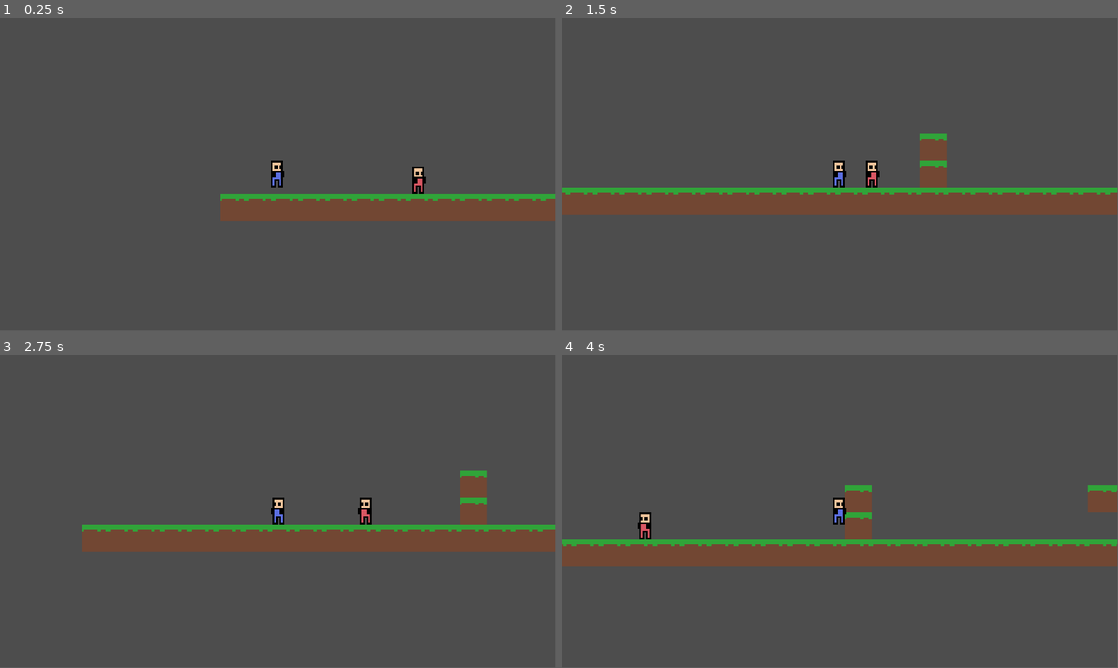
Above: before the commit, frames 1-4 (two rows, left to right).
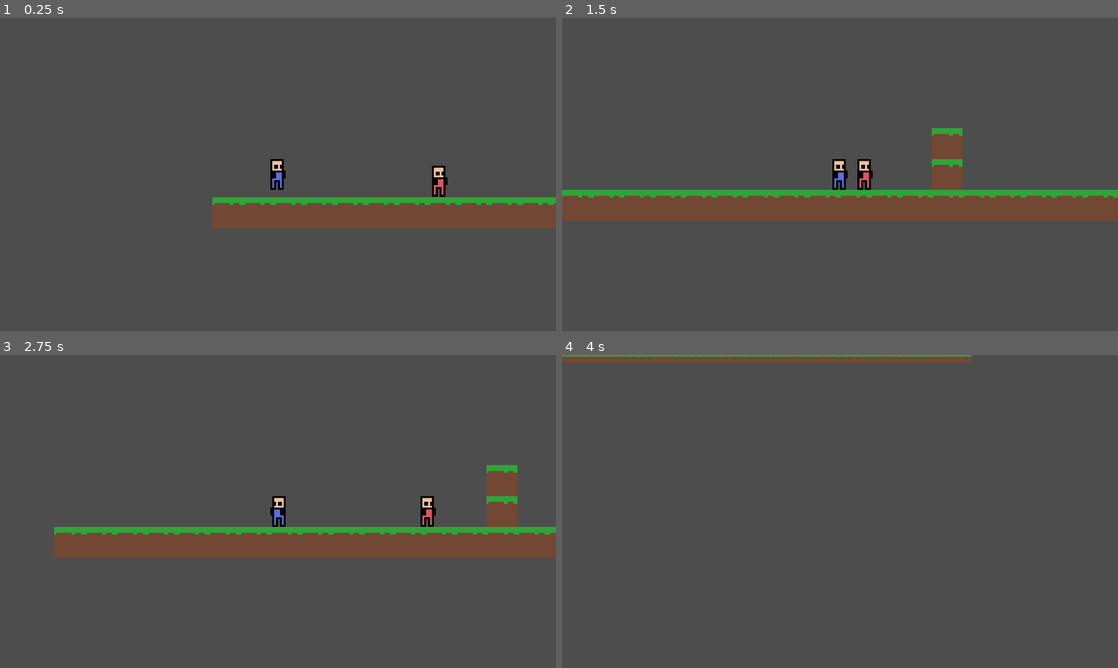
Above: after the commit, the same moments.

Repository: Danon329/InnerTurmoil
Game: Godot game, scene res://scenes/levels/BaseScene.tscn
The game is run twice, just before and just after one commit, with the same random seed, the same clock (stepped at 60 frames per second) and the same inputs.
Inputs:
- Up to frame 1 (0.25 s): no input
- Up to frame 2 (1.5 s): hold D (right) from 0.53 s (still down); tap J (attack) at 0.6, 1.35 s; tap Space (jump) at 0.77 s
- Up to frame 3 (2.75 s): tap Space (jump) at 1.52 s; release D (right) at 2.03 s; hold A (left) from 2.03 s (still down); tap J (attack) at 2.1 s
- Up to frame 4 (4 s): release A (left) at 2.78 s; hold D (right) from 2.78 s (still down); tap J (attack) at 2.85, 3.6 s; tap Space (jump) at 3.02, 3.77 s
In our replay, the window is 799x449 before the commit and 800x450 after it. These sizes can differ from the game's own. Grey fills any space a smaller window leaves; there, only what the larger window draws over its background counts as a difference.

The runs differ from the first frame. In frame 1, 3.5% of the frame differs, in the area x 38-100%, y 45-68%; in frame 2, 5.1%; in frame 3, 6.0%; in frame 4, 12%, in the area x 0-100%, y 0-68%.

Commit message:
Fixed speedchange in normal enemy

Diff:
--- a/InnerTurmoil/globals/SignalManager.gd
+++ b/InnerTurmoil/globals/SignalManager.gd
@@ -1,3 +1,8 @@
 extends Node
 
+@warning_ignore_start("unused_signal")
 signal player_attacked(damage: int, dir_x: float)
+signal enemy_attacked(damage: int)
+signal petal_aquired
+signal health_item_aquired
+@warning_ignore_restore("unused_signal")
--- a/InnerTurmoil/project.godot
+++ b/InnerTurmoil/project.godot
@@ -23,6 +23,7 @@
 
 window/size/window_width_override=2304
 window/size/window_height_override=1296
+window/stretch/mode="viewport"
 
 [dotnet]
 
--- a/InnerTurmoil/scenes/entities/enemy/EnemyComponent.gd
+++ b/InnerTurmoil/scenes/entities/enemy/EnemyComponent.gd
@@ -13,8 +13,10 @@
 @export var enemy: Enemy
 @export var sprite: Sprite2D # change sprite to animated
 @export var hit_box: Area2D
+@export var attack_area: Area2D
+@export var timer: Timer
 @export var enemy_type: Type
-@export var timer: Timer
+
 
 @export_category("Details")
 @export var lives: int = 3
@@ -26,16 +28,18 @@
 const GRAVITY: float = 400.0
 const MAX_FALL: float = 800.0
 
-var _just_turned: bool = false
 var _timer_going: bool = false
 var _changing_speed: bool = false
+var _delta: float
 
 func _ready() -> void:
 	timer.timeout.connect(on_timer_timeout)
+	attack_area.area_entered.connect(on_attack_area_entered)
 	SignalManager.player_attacked.connect(on_player_attacked)
 
 
 func process_body(delta: float) -> void:
+	_delta = delta
 	match enemy_type:
 		Type.DEFAULT:
 			pass
@@ -77,33 +81,51 @@
 		enemy.ray_cast_2d.position.x = -enemy.ray_cast_2d.position.x
 
 
-func slow_down_tween() -> Tween:
-	var tween: Tween = create_tween()
-	tween.tween_property(enemy, "velocity", Vector2.ZERO, 0.7)
-	return tween
+# changes speed:
+# for decel -> x < 1 and the smaller the number the quicker the decel
+# for accel -> x > 1 and the greater the number the quicker the accel
+func speed_change(expo_factor: float) -> void:
+	while enemy.velocity.x != 0:
+		checks_normal()
+		var dir: int = 1 if !sprite.flip_h else -1
+		enemy.velocity.x *= expo_factor * _delta * dir
 
+		if is_equal_approx(enemy.velocity.x, 0):
+			enemy.velocity.x = 0
+			break
 
-func accelerate_tween() -> Tween:
-	var tween: Tween = create_tween()
-	tween.tween_property(enemy, "velocity", Vector2(speed if !sprite.flip_h else -speed, 0), 1.0)
-	return tween
+		enemy.move_and_slide()
 
 
 func on_timer_timeout() -> void:
 	match enemy_type:
 		Type.NORMAL:
 			_changing_speed = true
-			await slow_down_tween().finished
+
+			speed_change(0.9)
 			await get_tree().create_timer(1.0).timeout
-			await accelerate_tween().finished
+			speed_change(1.2)
+
 			_changing_speed = false
 			_timer_going = false
 
 
-func on_player_attacked(damage: int, dir_x: float) -> void:
+func on_attack_area_entered(_area: Area2D) -> void:
+	SignalManager.enemy_attacked.emit(damage)
+
+
+func on_player_attacked(dmg: int, dir_x: float) -> void:
+	_changing_speed = true
 	timer.stop()
-	lives -= damage
 	enemy.velocity.x += pushback * dir_x
 	enemy.move_and_slide()
+
+	lives -= dmg
 	if lives <= 0:
 		owner.call_deferred("queue_free")
+
+	enemy.velocity.x = 0
+	await get_tree().create_timer(1).timeout
+	speed_change(1.2)
+	_changing_speed = false
+	_timer_going = false
--- a/InnerTurmoil/scenes/entities/enemy/normal/EnemyNormal.tscn
+++ b/InnerTurmoil/scenes/entities/enemy/normal/EnemyNormal.tscn
@@ -15,11 +15,13 @@
 collision_layer = 0
 script = ExtResource("1_5uet2")
 
-[node name="EnemyComponent" parent="." node_paths=PackedStringArray("enemy", "sprite", "timer") instance=ExtResource("1_xbsex")]
+[node name="EnemyComponent" parent="." node_paths=PackedStringArray("enemy", "sprite", "hit_box", "attack_area", "timer") instance=ExtResource("1_xbsex")]
 enemy = NodePath("..")
 sprite = NodePath("../Sprite2D")
+hit_box = NodePath("../HitBox")
+attack_area = NodePath("../HitBox")
+timer = NodePath("../StopTimer")
 enemy_type = 1
-timer = NodePath("../StopTimer")
 lives = 10
 speed = 50.0
 
@@ -31,14 +33,14 @@
 shape = SubResource("CapsuleShape2D_xbsex")
 
 [node name="HitBox" type="Area2D" parent="."]
-collision_layer = 8
+collision_layer = 24
 collision_mask = 4
 
 [node name="CollisionShape2D" type="CollisionShape2D" parent="HitBox"]
 shape = SubResource("RectangleShape2D_5uet2")
 
 [node name="RayCast2D" type="RayCast2D" parent="."]
-position = Vector2(24, 0)
+position = Vector2(10, 0)
 target_position = Vector2(0, 30)
 
 [node name="StopTimer" type="Timer" parent="."]
--- a/InnerTurmoil/scenes/entities/player/Player.gd
+++ b/InnerTurmoil/scenes/entities/player/Player.gd
@@ -1,7 +1,7 @@
 class_name Player
 extends CharacterBody2D
 
-@onready var player_component: PlayerComponent = $PlayerComponent
+@export var player_component: PlayerComponent
 
 func _physics_process(delta: float) -> void:
 	player_component.process_body(delta)
--- a/InnerTurmoil/scenes/entities/player/Player.tscn
+++ b/InnerTurmoil/scenes/entities/player/Player.tscn
@@ -9,24 +9,26 @@
 height = 14.0
 
 [sub_resource type="CapsuleShape2D" id="CapsuleShape2D_n1xdv"]
-radius = 3.0
-height = 12.0
+radius = 2.0
+height = 10.0
 
 [sub_resource type="CapsuleShape2D" id="CapsuleShape2D_30dhn"]
 radius = 8.0
-height = 46.0
+height = 22.0
 
-[node name="Player" type="CharacterBody2D"]
+[node name="Player" type="CharacterBody2D" node_paths=PackedStringArray("player_component")]
 collision_layer = 0
 collision_mask = 33
 script = ExtResource("1_afppm")
+player_component = NodePath("PlayerComponent")
 
-[node name="PlayerComponent" parent="." node_paths=PackedStringArray("player", "sprite", "hit_box", "attack_area") instance=ExtResource("2_n1xdv")]
+[node name="PlayerComponent" parent="." node_paths=PackedStringArray("player", "sprite", "hit_box", "attack_area", "invincibility_timer") instance=ExtResource("2_n1xdv")]
 unique_name_in_owner = true
 player = NodePath("..")
 sprite = NodePath("../Sprite2D")
 hit_box = NodePath("../HitBox")
 attack_area = NodePath("../SwordArea")
+invincibility_timer = NodePath("../InvicibilityTimer")
 
 [node name="Sprite2D" type="Sprite2D" parent="."]
 texture = ExtResource("1_tlaso")
@@ -44,14 +46,19 @@
 shape = SubResource("CapsuleShape2D_n1xdv")
 
 [node name="Camera2D" type="Camera2D" parent="."]
-zoom = Vector2(7, 7)
+zoom = Vector2(4, 4)
 
 [node name="SwordArea" type="Area2D" parent="."]
+position = Vector2(8, 0)
 collision_layer = 4
 collision_mask = 8
 
 [node name="SwordCollision" type="CollisionShape2D" parent="SwordArea"]
+position = Vector2(-1, 0)
 rotation = 1.5708
 shape = SubResource("CapsuleShape2D_30dhn")
 
+[node name="InvicibilityTimer" type="Timer" parent="."]
+one_shot = true
+
 [connection signal="area_entered" from="HitBox" to="PlayerComponent" method="_on_hit_box_area_entered"]
--- a/InnerTurmoil/scenes/entities/player/PlayerComponent.gd
+++ b/InnerTurmoil/scenes/entities/player/PlayerComponent.gd
@@ -12,28 +12,43 @@
 @export var sprite: Sprite2D # change for animated sprite
 @export var hit_box: Area2D
 @export var attack_area: Area2D
+@export var invincibility_timer: Timer
 
 @export_category("Details")
-@export var health: int = 3
+@export var lives: int = 3
 @export var speed: float = 150.0
 @export var jump: float = -200.0
-@export var attack: int = 1
+@export var damage: int = 1
 @export var pushback: float = 600.0
 
 const GRAVITY: float = 400.0
 const MAX_FALL: float = 800.0
 
+var _current_state: State = State.PLAY
+
 var _jumped: bool = false
-var _current_state: State = State.PLAY
 var _attackable: bool = false
+var _invincible: bool = false
+
+var _attack_area_position: float
+var _enemy_damage: int
 
 func _unhandled_input(event: InputEvent) -> void:
 	pass
+
 
 func _ready() -> void:
 	hit_box.area_entered.connect(on_hit_box_entered)
 	attack_area.area_entered.connect(on_attack)
 	attack_area.area_exited.connect(on_exit)
+	invincibility_timer.timeout.connect(on_invincibility_timer_timeout)
+	call_deferred("deferred_signals")
+
+	_attack_area_position = attack_area.position.x
+
+
+func deferred_signals() -> void:
+	SignalManager.enemy_attacked.connect(on_enemy_attacked)
 
 
 func process_body(delta: float) -> void:
@@ -43,11 +58,10 @@
 			if !player.is_on_floor():
 				player.velocity.y += GRAVITY * delta
 
-
-
 			movement_input()
 			fall_out_of_bounds()
 			attack_input()
+
 			player.move_and_slide()
 		State.STOP:
 			pass
@@ -66,7 +80,16 @@
 		_jumped = false
 
 	# Movement (left, right) Logic
-	player.velocity.x = speed * Input.get_axis("left", "right")
+	player.velocity.x = 0
+	if Input.is_action_pressed("left") and !Input.is_action_pressed("right"):
+		player.velocity.x = -speed
+		sprite.flip_h = true
+		attack_area.position.x = -_attack_area_position
+	if Input.is_action_pressed("right") and !Input.is_action_pressed("left"):
+		player.velocity.x = speed
+		sprite.flip_h = false
+		attack_area.position.x = _attack_area_position
+
 	if not is_equal_approx(player.velocity.x, 0.0):
 		sprite.flip_h = player.velocity.x < 0
 
@@ -79,17 +102,23 @@
 
 func attack_input() -> void:
 	if _attackable and Input.is_action_just_pressed("attack"):
-		SignalManager.player_attacked.emit(attack, 1 if !sprite.flip_h else -1)
+		SignalManager.player_attacked.emit(damage, 1 if !sprite.flip_h else -1)
 		print("Attack")
 		# player.velocity.x = pushback if sprite.flip_h else -pushback
 
 
-func take_damage() -> void:
-	pass
+func take_damage(damage: int) -> void:
+	lives -= damage
+	print(lives)
+
+	if lives <= 0:
+		owner.call_deferred("queue_free")
 
 
 func on_hit_box_entered(area: Area2D) -> void:
-	print("Damage")
+	take_damage(_enemy_damage)
+	_invincible = true
+	invincibility_timer.start(2.0)
 
 
 func on_attack(area: Area2D) -> void:
@@ -98,3 +127,11 @@
 
 func on_exit(area: Area2D) -> void:
 	_attackable = false
+
+
+func on_invincibility_timer_timeout() -> void:
+	_invincible = false
+
+
+func on_enemy_attacked(dmg: int) -> void:
+	_enemy_damage = dmg
--- a/InnerTurmoil/scenes/items/ItemComponent.gd
+++ b/InnerTurmoil/scenes/items/ItemComponent.gd
@@ -1,8 +1,5 @@
 class_name ItemComponent
 extends Node
-
-signal petal_aquired
-signal health_item_aquired
 
 enum Type {
 	PETAL,
@@ -21,13 +18,13 @@
 func on_area_entered(area: Area2D) -> void:
 	match type:
 		Type.PETAL:
-			petal_aquired.emit()
+			SignalManager.petal_aquired.emit()
 			owner.set_deferred("monitorable", false)
 			owner.set_deferred("monitoring", false)
 			await tween_petal(Vector2.ZERO).finished
 			owner.queue_free()
 		Type.HEALTH_ITEM:
-			health_item_aquired.emit()
+			SignalManager.health_item_aquired.emit()
 			print("Hello")
 		_:
 			pass
Not shown, changed: InnerTurmoil/export_presets.cfg
